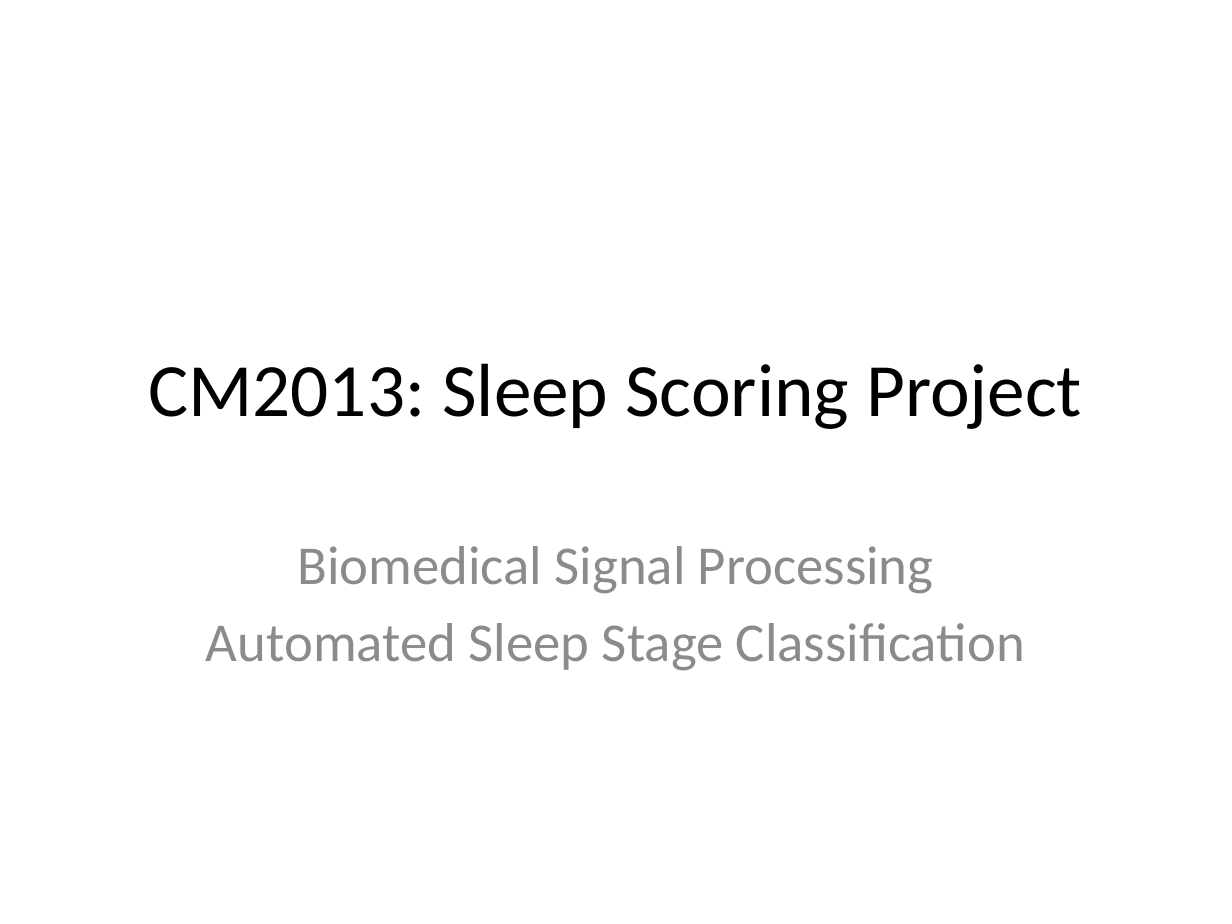
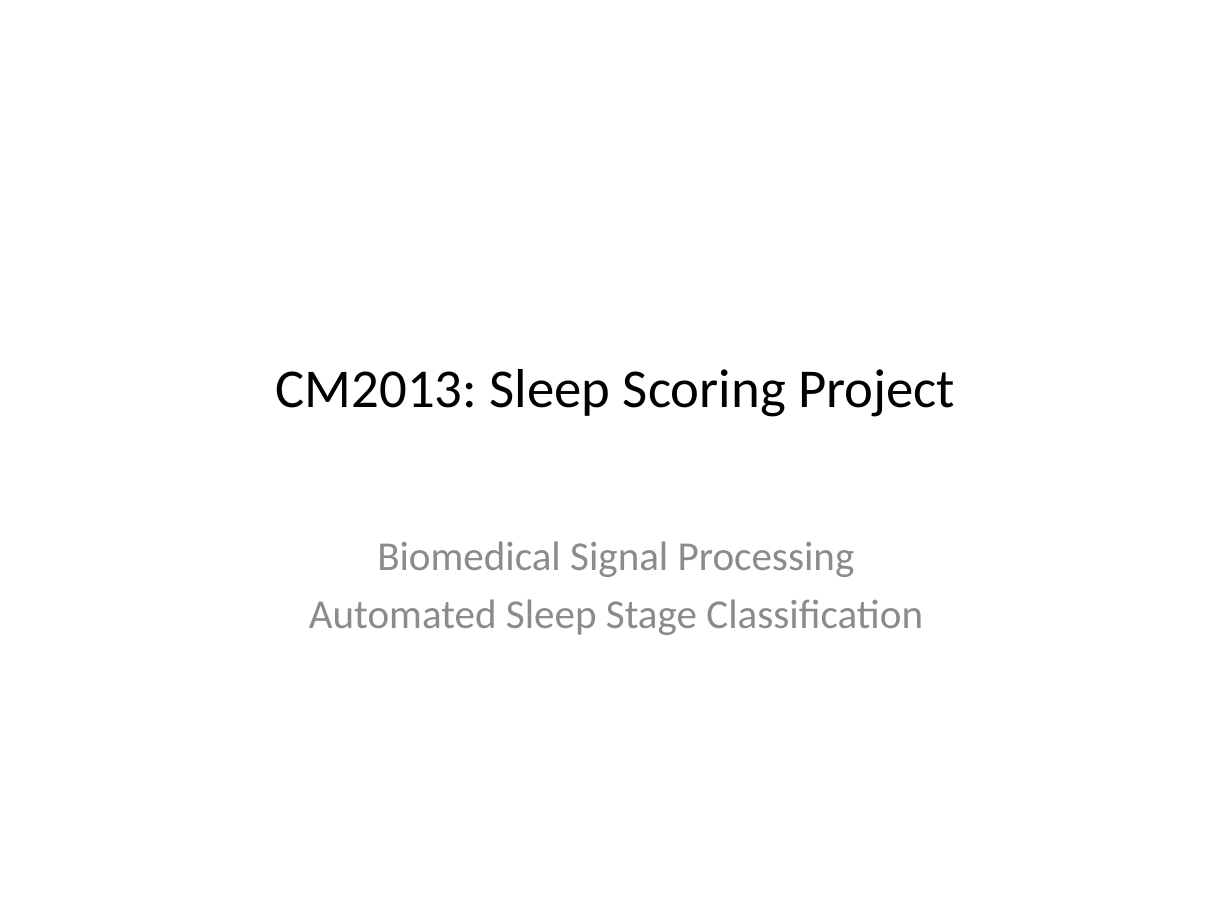
Before and after one commit to simb-01/CM2013-Signal-Processing-, a slide deck: slide 1 of CM2013_Sleep_Scoring_Project_Lecture.pptx. Drawn at 1232x924 pixels with LibreOffice and Linux fonts; fonts in the diff are those of the drawing. Boxes give left, top, right and bottom in pixels: in the first picture for what was removed or moved away, otherwise in the second. Text is boxed around its words. In the diff, an @@ line names an element or a change of style, - is before the commit and + after.

```diff
--- a/CM2013_Sleep_Scoring_Project_Lecture.pptx
+++ b/CM2013_Sleep_Scoring_Project_Lecture.pptx
@@ title "CM2013: Sleep Scoring Project" at box(276, 369, 955, 417): size 44 to 32 pt @@
@@ subtitle "Biomedical Signal Processing" at box(309, 541, 923, 635): size 32 to 24 pt; less space between paragraphs @@
```
Also in this commit, not shown: 42 other slides changed, 1 other file.
